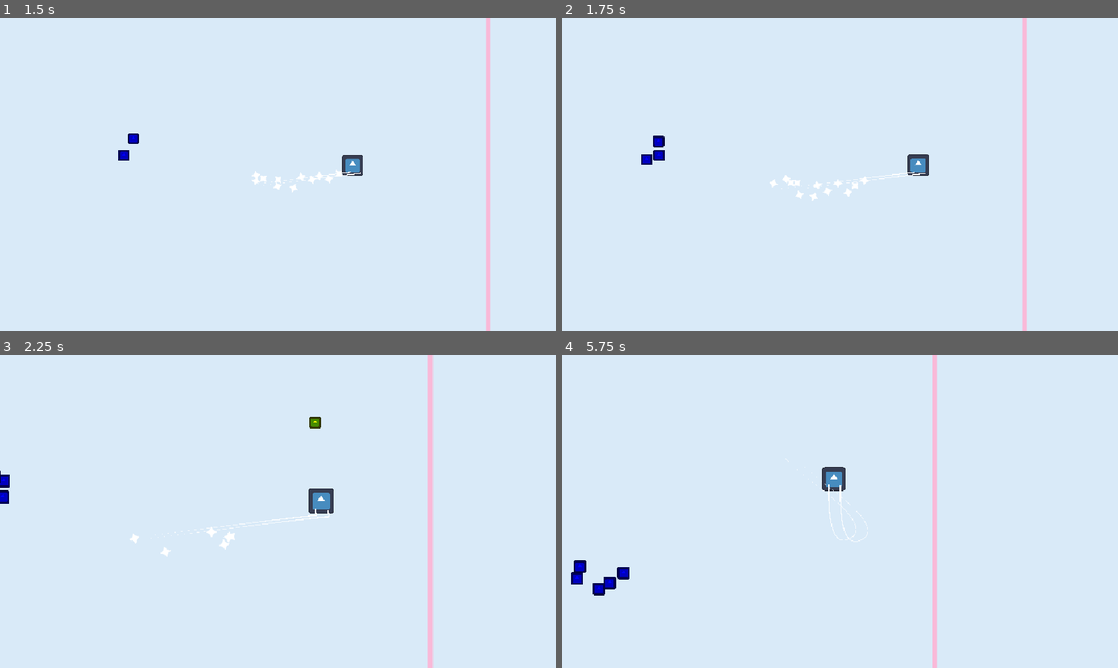
Above: before the commit, frames 1-4 (two rows, left to right).
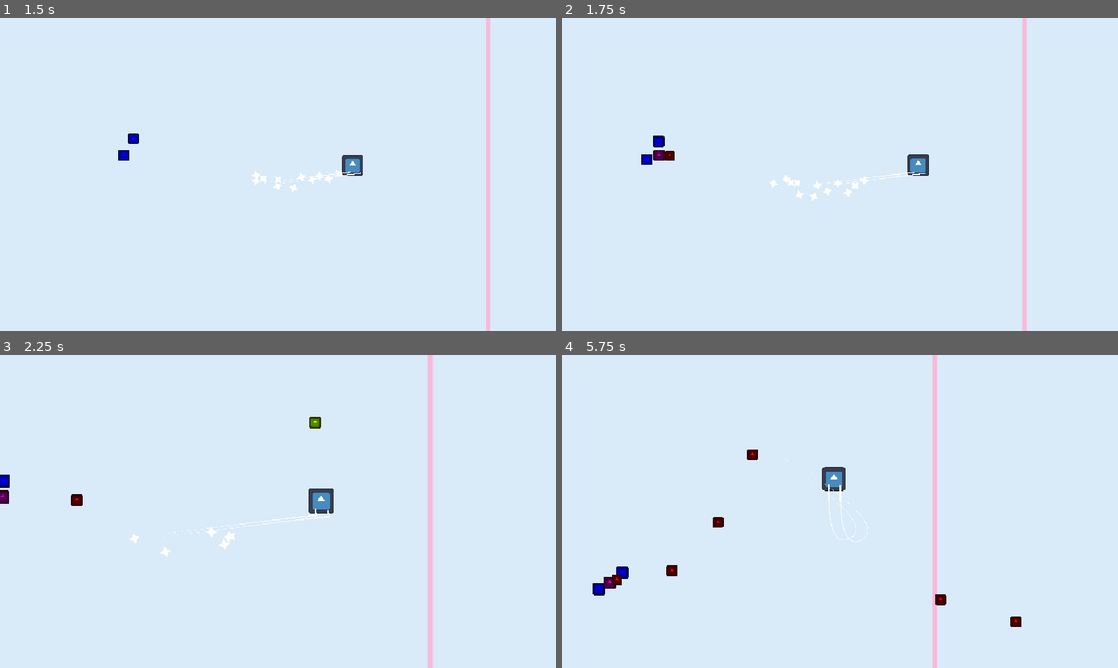
Above: after the commit, the same moments.

Repository: JLwuw/otter-jam
Game: Godot game, scene res://Scenes/gameplay_test.tscn
Two runs of this game, one before a commit and one after it. Both use one fixed random seed, a clock stepped at 60 frames per second and the inputs below. The engine's default icon, where the game draws it, is replaced by a stand-in: a white triangle on a blue panel in a dark square.
Inputs (mouse positions are in pixels of both pictures, inside the frame that each line leads up to):
- Up to frame 1 (1.5 s): tap Enter at 0.5 s; move the mouse to (400, 158) at 0.52 s; press the mouse at (400, 158) at 0.53 s; move the mouse to (166, 190) at 1.27 s; release the mouse at (166, 190) at 1.28 s; click (166, 190) at 1.35 s
- Up to frame 2 (1.75 s): no input
- Up to frame 3 (2.25 s): move the mouse to (333, 442) at 2.02 s; press the mouse at (333, 442) at 2.03 s
- Up to frame 4 (5.75 s): move the mouse to (812, 574) at 2.77 s; release the mouse at (812, 574) at 2.78 s; click (812, 574) at 2.85 s; move the mouse to (1006, 558) at 3.52 s; press the mouse at (1006, 558) at 3.53 s; move the mouse to (673, 464) at 4.27 s; release the mouse at (673, 464) at 4.28 s; click (673, 464) at 4.35 s; move the mouse to (867, 511) at 5.02 s; press the mouse at (867, 511) at 5.03 s

Frame 1 is identical in both runs. In frame 2, 0.1% of the frame differs, in the area x 16-21%, y 42-46%; in frame 3, 0.2%; in frame 4, 0.7%, in the area x 1-83%, y 30-87%.

Commit message:
Feat: enemy tank kind of

Diff:
--- /dev/null
+++ b/Scenes/Bullet/hazard.tscn
@@ -0,0 +1,19 @@
+[gd_scene format=3 uid="uid://dfmis8dojqufl"]
+
+[ext_resource type="Script" uid="uid://cigpp240g8vci" path="res://Scripts/Enemies/Components/component_hazard.gd" id="1_a9b2c"]
+[ext_resource type="Texture2D" uid="uid://ch2x7fo5gi32j" path="res://icon.svg" id="2_d3e4f"]
+
+[sub_resource type="CircleShape2D" id="CircleShape2D_hazard"]
+radius = 16.0
+
+[node name="Hazard" type="Area2D" unique_id=201456789]
+script = ExtResource("1_a9b2c")
+
+[node name="Sprite2D" type="Sprite2D" parent="." unique_id=301567890]
+scale = Vector2(0.25, 0.25)
+texture = ExtResource("2_d3e4f")
+
+[node name="CollisionShape2D" type="CollisionShape2D" parent="." unique_id=401678901]
+shape = SubResource("CircleShape2D_hazard")
+
+[connection signal="body_entered" from="." to="." method="_on_body_entered"]
--- /dev/null
+++ b/Scenes/Enemies/enemy_tank.tscn
@@ -0,0 +1,30 @@
+[gd_scene format=3 uid="uid://0my6rj4rribm"]
+
+[ext_resource type="Script" uid="uid://byi7bmig1af8b" path="res://Scripts/Enemies/enemy_tank.gd" id="1_k8c9p"]
+[ext_resource type="Texture2D" uid="uid://ch2x7fo5gi32j" path="res://icon.svg" id="2_8f5k1"]
+[ext_resource type="Script" uid="uid://5c57qhdic4fp" path="res://Scripts/Enemies/Components/component_wander.gd" id="3_b2j4w"]
+[ext_resource type="Script" uid="uid://di8f07cj74h6x" path="res://Scripts/Enemies/Components/component_throw_hazard.gd" id="4_m9n2v"]
+[ext_resource type="PackedScene" uid="uid://dfmis8dojqufl" path="res://Scenes/Bullet/hazard.tscn" id="5_hazrd"]
+
+[sub_resource type="CircleShape2D" id="CircleShape2D_6w4k9"]
+
+[node name="Enemy Tank" type="CharacterBody2D" unique_id=1146190899 groups=["enemies"]]
+script = ExtResource("1_k8c9p")
+max_health = 7
+toughness = 2
+
+[node name="Sprite2D" type="Sprite2D" parent="." unique_id=1447258476]
+modulate = Color(1, 1, 0, 1)
+scale = Vector2(0.4, 0.4)
+texture = ExtResource("2_8f5k1")
+
+[node name="CollisionShape2D" type="CollisionShape2D" parent="." unique_id=1448765432]
+scale = Vector2(3, 3)
+shape = SubResource("CircleShape2D_6w4k9")
+
+[node name="Wander Component" type="Node" parent="." unique_id=1449273388]
+script = ExtResource("3_b2j4w")
+
+[node name="Throw Hazard Component" type="Node" parent="." unique_id=1450781344]
+script = ExtResource("4_m9n2v")
+hazard_scene = ExtResource("5_hazrd")
--- /dev/null
+++ b/Scripts/Enemies/Components/component_hazard.gd
@@ -0,0 +1,43 @@
+class_name Hazard
+extends Area2D
+
+@export var damage: int = 8
+@export var slow_amount: float = 0.35
+@export var slow_duration: float = 1.5
+
+var speed: float = 200.0
+var direction: Vector2 = Vector2.ZERO
+var travel_distance: float = 200.0
+var distance_traveled: float = 0.0
+var is_landed: bool = false
+var has_hit: bool = false
+
+func _ready() -> void:
+	$Sprite2D.self_modulate = Color(0.9, 0.1, 0.1)
+	set_process(true)
+
+func _process(delta: float) -> void:
+	if not is_landed:
+		# Still traveling
+		var movement: Vector2 = direction * speed * delta
+		position += movement
+		distance_traveled += movement.length()
+
+		# Check if reached destination
+		if distance_traveled >= travel_distance:
+			is_landed = true
+			set_process(false)  # Stop processing once landed
+
+func _on_body_entered(body: Node) -> void:
+	# Only hit once per hazard, and only if landed
+	if has_hit or not is_landed:
+		return
+
+	if body.is_in_group("player"):
+		has_hit = true
+		body.take_damage(damage)
+		body.apply_slow(slow_amount, slow_duration)
+		# Disable collision for a moment to prevent repeated hits
+		$CollisionShape2D.disabled = true
+		await get_tree().create_timer(0.2).timeout
+		$CollisionShape2D.disabled = false
--- /dev/null
+++ b/Scripts/Enemies/Components/component_throw_hazard.gd
@@ -0,0 +1,34 @@
+class_name ComponentThrowHazard
+extends Node
+
+@export var hazard_scene: PackedScene
+@export var spawn_rate: float = 1
+@export var hazard_speed: float = 200
+@export var throw_distance: float = 200.0
+
+var owner_body: CharacterBody2D
+var spawn_timer: float = 0.0
+
+func _ready() -> void:
+	owner_body = get_parent()
+	set_process(true)
+
+func _process(delta: float) -> void:
+	spawn_timer -= delta
+	if spawn_timer <= 0.0:
+		throw_hazard()
+		spawn_timer = 1.0 / spawn_rate
+
+func throw_hazard() -> void:
+	var hazard: Hazard = hazard_scene.instantiate()
+
+	# Throw at random angle
+	var random_angle: float = randf() * TAU
+	var throw_dir: Vector2 = Vector2(cos(random_angle), sin(random_angle)).normalized()
+
+	hazard.global_position = owner_body.global_position
+	hazard.direction = throw_dir
+	hazard.speed = hazard_speed
+	hazard.travel_distance = throw_distance
+
+	get_tree().current_scene.add_child(hazard)
--- /dev/null
+++ b/Scripts/Enemies/Components/component_wander.gd
@@ -0,0 +1,38 @@
+class_name ComponentWander
+extends Node
+
+@export_group("Movement")
+@export var acceleration_factor: float = 12
+@export var max_speed: float = 50
+@export var drag: float = 0.5
+@export var direction_change_interval: float = 2.0
+
+var owner_body: CharacterBody2D
+var wander_direction: Vector2 = Vector2.RIGHT
+var direction_timer: float = 0.0
+
+func _ready() -> void:
+	owner_body = get_parent()
+	direction_timer = direction_change_interval
+	_pick_new_direction()
+
+func _physics_process(delta: float) -> void:
+	# Update direction timer
+	direction_timer -= delta
+	if direction_timer <= 0.0:
+		_pick_new_direction()
+		direction_timer = direction_change_interval
+
+	# Apply movement
+	var acceleration: Vector2 = owner_body.velocity.lerp(wander_direction * acceleration_factor, delta * 5)
+	owner_body.velocity += delta * acceleration
+
+	# Clamp speed
+	if owner_body.velocity.length() > max_speed:
+		owner_body.velocity = owner_body.velocity.normalized() * max_speed
+
+	owner_body.move_and_slide()
+
+func _pick_new_direction() -> void:
+	var random_angle: float = randf() * TAU
+	wander_direction = Vector2(cos(random_angle), sin(random_angle)).normalized()
--- /dev/null
+++ b/Scripts/Enemies/enemy_tank.gd
@@ -0,0 +1,7 @@
+class_name EnemySlowTank
+extends Enemy
+
+func _ready() -> void:
+	super._ready()
+	$"Wander Component".owner_body = self
+	$"Throw Hazard Component".owner_body = self
--- a/Scripts/gameplay_test.gd
+++ b/Scripts/gameplay_test.gd
@@ -2,7 +2,8 @@
 
 var enemy_scenes: Array[PackedScene] = [
 	preload("res://Scenes/Enemies/enemy_slow_chaser.tscn"),
-	preload("res://Scenes/Enemies/enemy_slow_shooter.tscn")
+	preload("res://Scenes/Enemies/enemy_slow_shooter.tscn"),
+	preload("res://Scenes/Enemies/enemy_tank.tscn")
 ]
 
 func _ready() -> void:
Not shown, added: Scripts/Enemies/Components/component_hazard.gd.uid
Not shown, added: Scripts/Enemies/Components/component_throw_hazard.gd.uid
Not shown, added: Scripts/Enemies/Components/component_wander.gd.uid
Not shown, added: Scripts/Enemies/enemy_tank.gd.uid
